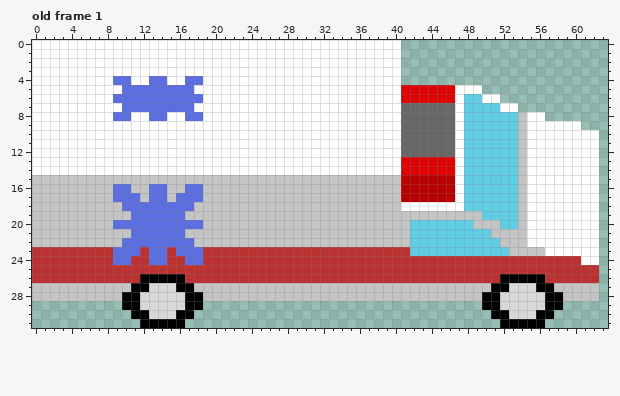
Edited in one commit: pixel-art file (assets/Tiles/ambulance_h.aseprite). This is how it looked before the edit.
64x32 pixels, 1 frame. Shown: old frame 1. The commit also changed other frames, which this record leaves out.
After the commit:
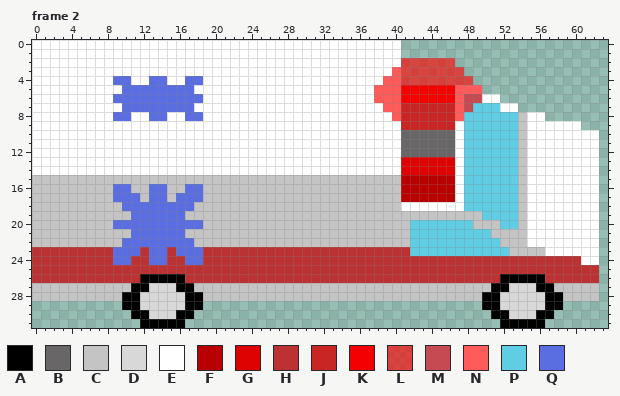
Palette (. is transparent): A #000000  B #686666  C #c4c4c4  D #d8d8d8  E #ffffff  F #b80000  G #de0202  H #bc3131  J #c92525  K #f30101  L #ff0000a4  M #c54a52  N #ff5b5b  P #5fcde4  Q #5b6ee1
A new or re-ordered frame is compared with the old frame closest to it.
Message: removed single frame ambulance and added siren lights
Difference:
frames 1 -> 3
Frame 2 is new; against old frame 1:
y 2: x 41..46 ...... -> LLLLLL
y 3: x 40..47 E....... -> NLLLLLLL
y 4: x 39..48 EE........ -> NNLLLLLLLL
y 5: x 38..49 EEEGGGGGGEEE -> NNNKKKKKKNNN
y 6: x 38..49 EEEGGGGGGEPP -> NNNKKKKKKNMM
y 7: x 39..48 EEBBBBBBEP -> NNJJJJJJNM
y 8: x 40..47 EBBBBBBE -> NJJJJJJN
y 9: x 41..46 BBBBBB -> JJJJJJ
Where, in picture pixels (left, top, right, bottom), the same in both pictures:
changed: (374, 58, 482, 130)
